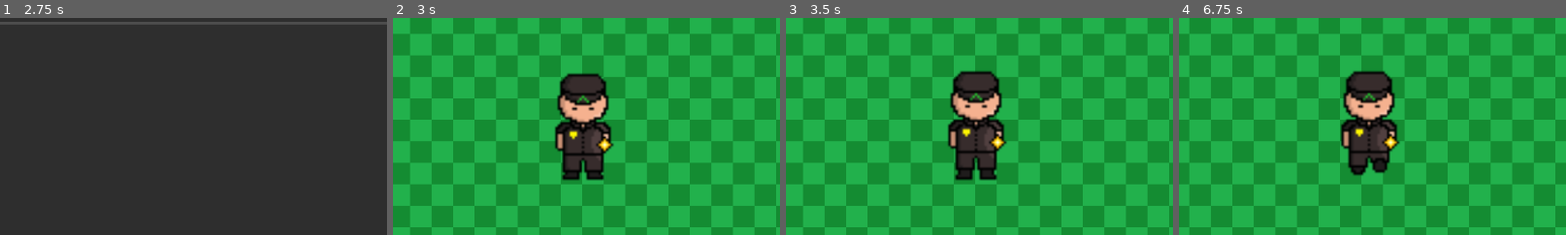
Above: before the commit, frames 1-4 (left to right).
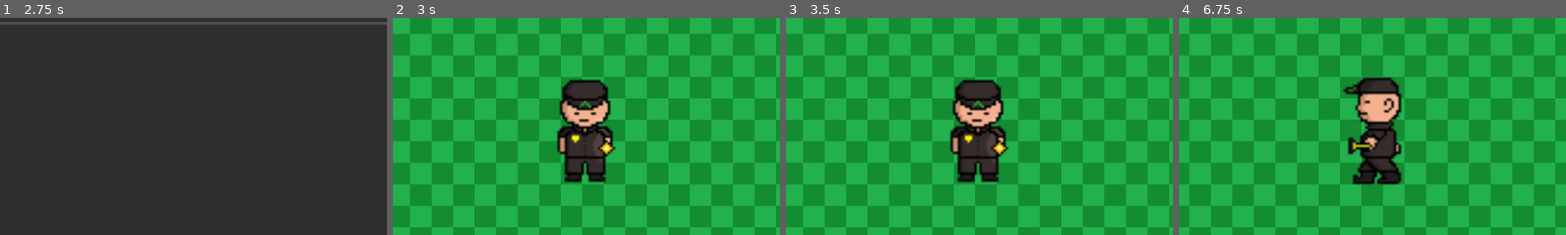
Above: after the commit, the same moments.

Repository: Ryu-Ong/prop
Game: Godot game, scene res://asset/Main_menu.tscn
Two runs of this game, one before a commit and one after it. Both use one fixed random seed, a clock stepped at 60 frames per second and the inputs below.
Inputs (mouse positions are % of the whole screen's width and height, from its top left):
- Up to frame 1 (2.75 s): click "Start game" at 0.5 s; click (50, 7) at 1.27 s; type "12" at 1.35 s; click "Host" at 2 s
- Up to frame 2 (3 s): click "Start" at 2.75 s
- Up to frame 3 (3.5 s): no input
- Up to frame 4 (6.75 s): hold Right (hunter_right) 3.53-4.28 s; hold Down (hunter_down) 4.28-5.03 s; hold Right (hunter_right) 5.03-5.78 s; hold Up (hunter_up) 5.78-6.53 s; hold Left (hunter_left) from 6.53 s (still down)
The pictures show only the part of the screen within x 25-75%, y 24-74%; the shares and areas given below are measured in that part.

Frame 1 is identical in both runs. In frame 2, 3.9% of the frame differs, in the area x 41-58%, y 25-76%; in frame 3, 4.4%; in frame 4, 5.6%, in the area x 41-58%, y 24-77%.

Commit message:
animation

Diff:
--- a/character_body_2d.gd
+++ b/character_body_2d.gd
@@ -2,7 +2,7 @@
 
 const SPEED = 500.0
 
-@onready var animated_sprite = $AnimatedSprite2D
+@onready var animated_sprite = $Animations
 @onready var camera = $Camera2D
 
 var last_position = Vector2.ZERO
@@ -20,12 +20,12 @@
 	var move_delta = position - last_position
 	last_position = position
 	if move_delta.length() < 0.1:
-		animated_sprite.play("Security Idle Down")
+		animated_sprite.play("Sec Idle Down")
 	elif move_delta.y > 0:
-		animated_sprite.play("Security Walk Down")
+		animated_sprite.play("Sec Walk Down")
 	elif move_delta.y < 0:
-		animated_sprite.play("Security Walk Up")
+		animated_sprite.play("Sec Walk Up")
 	elif move_delta.x > 0:
-		animated_sprite.play("Security Walk Right")
+		animated_sprite.play("Sec Walk Right")
 	elif move_delta.x < 0:
-		animated_sprite.play("Security Walk Left")
+		animated_sprite.play("Sec Walk Left")
--- a/node_2d.tscn
+++ b/node_2d.tscn
@@ -4,91 +4,11 @@
 [ext_resource type="Texture2D" uid="uid://ct0mk0xcpk8o5" path="res://asset/gray_light.png" id="1_q6r6c"]
 [ext_resource type="Script" uid="uid://cmt5r84n33b3h" path="res://node_2d.gd" id="1_rj586"]
 [ext_resource type="Texture2D" uid="uid://bknyxhdnt4n5j" path="res://asset/gray_square.png" id="2_0hol4"]
-[ext_resource type="Script" uid="uid://b6r0si3oh3sfh" path="res://character_body_2d.gd" id="2_hqns4"]
-[ext_resource type="Texture2D" uid="uid://c6y1ftac5ukj" path="res://asset/Security Guard idle.png" id="3_x0ka3"]
-[ext_resource type="Texture2D" uid="uid://dbymrv4cld8xp" path="res://asset/Security Guard.png" id="4_0h7mo"]
+[ext_resource type="PackedScene" uid="uid://cao1otk0rmyt0" path="res://player.tscn" id="2_4d7sh"]
 [ext_resource type="Texture2D" uid="uid://x8agyksrpyw6" path="res://asset/gray_dark.png" id="4_kdubu"]
 [ext_resource type="Texture2D" uid="uid://cif3d7d2bq6xr" path="res://asset/brown_darker.png" id="5_rj586"]
 [ext_resource type="Texture2D" uid="uid://pxe3pu8bwpbw" path="res://asset/brown_dark.png" id="6_4d7sh"]
 [ext_resource type="Texture2D" uid="uid://85hf8e408cru" path="res://asset/green_dark.png" id="7_ir8iy"]
-
-[sub_resource type="RectangleShape2D" id="RectangleShape2D_hqtel"]
-size = Vector2(82, 157)
-
-[sub_resource type="AtlasTexture" id="AtlasTexture_1jxqw"]
-atlas = ExtResource("3_x0ka3")
-region = Rect2(0, 0, 64, 64)
-
-[sub_resource type="AtlasTexture" id="AtlasTexture_dw050"]
-atlas = ExtResource("3_x0ka3")
-region = Rect2(0, 64, 64, 64)
-
-[sub_resource type="AtlasTexture" id="AtlasTexture_i3pqv"]
-atlas = ExtResource("4_0h7mo")
-region = Rect2(0, 0, 64, 64)
-
-[sub_resource type="AtlasTexture" id="AtlasTexture_hqtel"]
-atlas = ExtResource("4_0h7mo")
-region = Rect2(64, 0, 64, 64)
-
-[sub_resource type="AtlasTexture" id="AtlasTexture_sweqy"]
-atlas = ExtResource("4_0h7mo")
-region = Rect2(0, 64, 64, 64)
-
-[sub_resource type="AtlasTexture" id="AtlasTexture_2hs0m"]
-atlas = ExtResource("4_0h7mo")
-region = Rect2(64, 64, 64, 64)
-
-[sub_resource type="SpriteFrames" id="SpriteFrames_1jxqw"]
-animations = [{
-"frames": [{
-"duration": 1.0,
-"texture": SubResource("AtlasTexture_1jxqw")
-}, {
-"duration": 1.0,
-"texture": SubResource("AtlasTexture_dw050")
-}],
-"loop": true,
-"name": &"Security Idle Down",
-"speed": 3.0
-}, {
-"frames": [{
-"duration": 1.0,
-"texture": SubResource("AtlasTexture_i3pqv")
-}, {
-"duration": 1.0,
-"texture": SubResource("AtlasTexture_hqtel")
-}, {
-"duration": 1.0,
-"texture": SubResource("AtlasTexture_sweqy")
-}, {
-"duration": 1.0,
-"texture": SubResource("AtlasTexture_2hs0m")
-}],
-"loop": true,
-"name": &"Security Walk Down",
-"speed": 4.0
-}]
-
-[sub_resource type="SceneReplicationConfig" id="SceneReplicationConfig_i3pqv"]
-properties/0/path = NodePath(".:position")
-properties/0/spawn = true
-properties/0/replication_mode = 1
-
-[sub_resource type="PackedScene" id="PackedScene_nr8wp"]
-_bundled = {
-"conn_count": 0,
-"conns": PackedInt32Array(),
-"editable_instances": [],
-"id_paths": [PackedInt32Array(), PackedInt32Array(), PackedInt32Array(), PackedInt32Array()],
-"names": PackedStringArray("player", "CharacterBody2D", "collision_layer", "script", "CollisionShape2D", "CollisionShape2D", "position", "shape", "Camera2D", "Camera2D", "AnimatedSprite2D", "AnimatedSprite2D", "position", "scale", "sprite_frames", "animation", "frame_progress", "MultiplayerSynchronizer", "MultiplayerSynchronizer", "replication_config"),
-"node_count": 5,
-"node_ids": PackedInt32Array(1636324958, 1701431440, 1203866963, 450503504, 630619689),
-"node_paths": [NodePath("."), NodePath("."), NodePath("."), NodePath(".")],
-"nodes": PackedInt32Array(-1, -1, 1, 0, -1, 2, 2, 0, 3, 1, 0, 1073741824, 0, 5, 4, -1, 2, 6, 2, 7, 3, 0, 1073741825, 0, 9, 8, -1, 0, 0, 1073741826, 0, 11, 10, -1, 5, 12, 4, 13, 5, 14, 6, 15, 7, 16, 8, 0, 1073741827, 0, 18, 17, -1, 1, 19, 9, 0),
-"variants": [3, ExtResource("2_hqns4"), Vector2(-1, -4.5), SubResource("RectangleShape2D_hqtel"), Vector2(1, -1.0000076), Vector2(3.5781248, 3.5781248), SubResource("SpriteFrames_1jxqw"), &"Security Idle Down", 0.9006487, SubResource("SceneReplicationConfig_i3pqv")],
-"version": 3
-}
 
 [sub_resource type="TileSetAtlasSource" id="TileSetAtlasSource_rj586"]
 texture = ExtResource("1_q6r6c")
@@ -157,7 +77,7 @@
 
 [node name="GameMap" type="Node2D" unique_id=1651354218]
 script = ExtResource("1_rj586")
-player_scene = SubResource("PackedScene_nr8wp")
+player_scene = ExtResource("2_4d7sh")
 
 [node name="TileMapLayer" type="TileMapLayer" parent="." unique_id=721839417]
 tile_map_data = PackedByteArray("AAD9////AQAAAAAAAAD6////BgAAAAAAAAD6//7/AQAAAAAAAAD6/wIAAQAAAAAAAAD6/wYAAQAAAAAAAAD6/w …(159920 unchanged characters)…
--- a/player.tscn
+++ b/player.tscn
@@ -1,87 +1,191 @@
 [gd_scene format=3 uid="uid://cao1otk0rmyt0"]
 
 [ext_resource type="Script" uid="uid://b6r0si3oh3sfh" path="res://character_body_2d.gd" id="1_onrkg"]
-[ext_resource type="Texture2D" uid="uid://c6y1ftac5ukj" path="res://asset/Security Guard idle.png" id="2_i3pqv"]
-[ext_resource type="Texture2D" uid="uid://dbymrv4cld8xp" path="res://asset/Security Guard.png" id="2_onrkg"]
+[ext_resource type="Texture2D" uid="uid://dakus28q2qtyl" path="res://asset/Security Guard idle down.png" id="2_i3pqv"]
+[ext_resource type="Texture2D" uid="uid://cxdoh0ak2w2eu" path="res://asset/Security Guard walk down.png" id="3_hqtel"]
+[ext_resource type="Texture2D" uid="uid://djbk002tkepm8" path="res://asset/Security Guard Walk Left.png" id="4_2hs0m"]
+[ext_resource type="Texture2D" uid="uid://bx2j6gwjj1yo7" path="res://asset/Security Guard Walk Right.png" id="5_1jxqw"]
+[ext_resource type="Texture2D" uid="uid://b4jxx80tas3ds" path="res://asset/Security Guard walk up.png" id="6_dw050"]
 
 [sub_resource type="RectangleShape2D" id="RectangleShape2D_hqtel"]
 size = Vector2(82, 157)
-
-[sub_resource type="AtlasTexture" id="AtlasTexture_1jxqw"]
-atlas = ExtResource("2_i3pqv")
-region = Rect2(0, 0, 64, 64)
-
-[sub_resource type="AtlasTexture" id="AtlasTexture_dw050"]
-atlas = ExtResource("2_i3pqv")
-region = Rect2(0, 64, 64, 64)
-
-[sub_resource type="AtlasTexture" id="AtlasTexture_hqtel"]
-atlas = ExtResource("2_onrkg")
-region = Rect2(64, 0, 64, 64)
-
-[sub_resource type="AtlasTexture" id="AtlasTexture_i3pqv"]
-atlas = ExtResource("2_onrkg")
-region = Rect2(0, 0, 64, 64)
-
-[sub_resource type="AtlasTexture" id="AtlasTexture_2hs0m"]
-atlas = ExtResource("2_onrkg")
-region = Rect2(64, 64, 64, 64)
-
-[sub_resource type="AtlasTexture" id="AtlasTexture_sweqy"]
-atlas = ExtResource("2_onrkg")
-region = Rect2(0, 64, 64, 64)
-
-[sub_resource type="SpriteFrames" id="SpriteFrames_1jxqw"]
-animations = [{
-"frames": [{
-"duration": 1.0,
-"texture": SubResource("AtlasTexture_1jxqw")
-}, {
-"duration": 1.0,
-"texture": SubResource("AtlasTexture_dw050")
-}],
-"loop": true,
-"name": &"Security Idle Down",
-"speed": 3.0
-}, {
-"frames": [{
-"duration": 1.0,
-"texture": SubResource("AtlasTexture_hqtel")
-}, {
-"duration": 1.0,
-"texture": SubResource("AtlasTexture_i3pqv")
-}, {
-"duration": 1.0,
-"texture": SubResource("AtlasTexture_2hs0m")
-}, {
-"duration": 1.0,
-"texture": SubResource("AtlasTexture_sweqy")
-}],
-"loop": true,
-"name": &"Security Walk Down",
-"speed": 4.0
-}]
 
 [sub_resource type="SceneReplicationConfig" id="SceneReplicationConfig_i3pqv"]
 properties/0/path = NodePath(".:position")
 properties/0/spawn = true
 properties/0/replication_mode = 1
 
+[sub_resource type="AtlasTexture" id="AtlasTexture_2hs0m"]
+atlas = ExtResource("2_i3pqv")
+region = Rect2(0, 0, 64, 64)
+
+[sub_resource type="AtlasTexture" id="AtlasTexture_1jxqw"]
+atlas = ExtResource("2_i3pqv")
+region = Rect2(0, 64, 64, 64)
+
+[sub_resource type="AtlasTexture" id="AtlasTexture_dw050"]
+atlas = ExtResource("3_hqtel")
+region = Rect2(64, 0, 64, 64)
+
+[sub_resource type="AtlasTexture" id="AtlasTexture_b26j0"]
+atlas = ExtResource("3_hqtel")
+region = Rect2(0, 0, 64, 64)
+
+[sub_resource type="AtlasTexture" id="AtlasTexture_n7ghd"]
+atlas = ExtResource("3_hqtel")
+region = Rect2(64, 64, 64, 64)
+
+[sub_resource type="AtlasTexture" id="AtlasTexture_nvl01"]
+atlas = ExtResource("3_hqtel")
+region = Rect2(0, 64, 64, 64)
+
+[sub_resource type="AtlasTexture" id="AtlasTexture_ivps1"]
+atlas = ExtResource("4_2hs0m")
+region = Rect2(64, 64, 64, 64)
+
+[sub_resource type="AtlasTexture" id="AtlasTexture_urp6f"]
+atlas = ExtResource("4_2hs0m")
+region = Rect2(0, 0, 64, 64)
+
+[sub_resource type="AtlasTexture" id="AtlasTexture_bwjto"]
+atlas = ExtResource("4_2hs0m")
+region = Rect2(64, 0, 64, 64)
+
+[sub_resource type="AtlasTexture" id="AtlasTexture_606se"]
+atlas = ExtResource("4_2hs0m")
+region = Rect2(0, 64, 64, 64)
+
+[sub_resource type="AtlasTexture" id="AtlasTexture_u1c27"]
+atlas = ExtResource("5_1jxqw")
+region = Rect2(64, 0, 64, 64)
+
+[sub_resource type="AtlasTexture" id="AtlasTexture_op7ga"]
+atlas = ExtResource("5_1jxqw")
+region = Rect2(0, 0, 64, 64)
+
+[sub_resource type="AtlasTexture" id="AtlasTexture_q13i1"]
+atlas = ExtResource("5_1jxqw")
+region = Rect2(64, 64, 64, 64)
+
+[sub_resource type="AtlasTexture" id="AtlasTexture_pylmc"]
+atlas = ExtResource("5_1jxqw")
+region = Rect2(0, 64, 64, 64)
+
+[sub_resource type="AtlasTexture" id="AtlasTexture_pbfsw"]
+atlas = ExtResource("6_dw050")
+region = Rect2(64, 0, 64, 64)
+
+[sub_resource type="AtlasTexture" id="AtlasTexture_5tmop"]
+atlas = ExtResource("6_dw050")
+region = Rect2(0, 0, 64, 64)
+
+[sub_resource type="AtlasTexture" id="AtlasTexture_7ahtn"]
+atlas = ExtResource("6_dw050")
+region = Rect2(64, 64, 64, 64)
+
+[sub_resource type="AtlasTexture" id="AtlasTexture_7lmhl"]
+atlas = ExtResource("6_dw050")
+region = Rect2(0, 64, 64, 64)
+
+[sub_resource type="SpriteFrames" id="SpriteFrames_dx0e4"]
+resource_name = "Sec "
+animations = [{
+"frames": [{
+"duration": 1.0,
+"texture": SubResource("AtlasTexture_2hs0m")
+}, {
+"duration": 1.0,
+"texture": SubResource("AtlasTexture_1jxqw")
+}],
+"loop": true,
+"name": &"Sec Idle Down",
+"speed": 4.0
+}, {
+"frames": [{
+"duration": 1.0,
+"texture": SubResource("AtlasTexture_dw050")
+}, {
+"duration": 1.0,
+"texture": SubResource("AtlasTexture_b26j0")
+}, {
+"duration": 1.0,
+"texture": SubResource("AtlasTexture_n7ghd")
+}, {
+"duration": 1.0,
+"texture": SubResource("AtlasTexture_nvl01")
+}],
+"loop": true,
+"name": &"Sec Walk Down",
+"speed": 4.0
+}, {
+"frames": [{
+"duration": 1.0,
+"texture": SubResource("AtlasTexture_ivps1")
+}, {
+"duration": 1.0,
+"texture": SubResource("AtlasTexture_urp6f")
+}, {
+"duration": 1.0,
+"texture": SubResource("AtlasTexture_bwjto")
+}, {
+"duration": 1.0,
+"texture": SubResource("AtlasTexture_606se")
+}],
+"loop": true,
+"name": &"Sec Walk Left",
+"speed": 4.0
+}, {
+"frames": [{
+"duration": 1.0,
+"texture": SubResource("AtlasTexture_u1c27")
+}, {
+"duration": 1.0,
+"texture": SubResource("AtlasTexture_op7ga")
+}, {
+"duration": 1.0,
+"texture": SubResource("AtlasTexture_q13i1")
+}, {
+"duration": 1.0,
+"texture": SubResource("AtlasTexture_pylmc")
+}],
+"loop": true,
+"name": &"Sec Walk Right",
+"speed": 4.0
+}, {
+"frames": [{
+"duration": 1.0,
+"texture": SubResource("AtlasTexture_pbfsw")
+}, {
+"duration": 1.0,
+"texture": SubResource("AtlasTexture_5tmop")
+}, {
+"duration": 1.0,
+"texture": SubResource("AtlasTexture_7ahtn")
+}, {
+"duration": 1.0,
+"texture": SubResource("AtlasTexture_7lmhl")
+}],
+"loop": true,
+"name": &"Sec Walk Up",
+"speed": 4.0
+}]
+
 [node name="player" type="CharacterBody2D" unique_id=1636324958]
 collision_layer = 3
 script = ExtResource("1_onrkg")
 
 [node name="CollisionShape2D" type="CollisionShape2D" parent="." unique_id=1701431440]
-position = Vector2(-1, -4.5)
+position = Vector2(1, -1)
 shape = SubResource("RectangleShape2D_hqtel")
 
 [node name="Camera2D" type="Camera2D" parent="." unique_id=1203866963]
 
-[node name="AnimatedSprite2D" type="AnimatedSprite2D" parent="." unique_id=450503504]
-position = Vector2(1, -1.0000076)
-scale = Vector2(3.5781248, 3.5781248)
-sprite_frames = SubResource("SpriteFrames_1jxqw")
-animation = &"Security Idle Down"
-frame_progress = 0.9006487
 [node name="MultiplayerSynchronizer" type="MultiplayerSynchronizer" parent="." unique_id=630619689]
 replication_config = SubResource("SceneReplicationConfig_i3pqv")
+
+[node name="Animations" type="AnimatedSprite2D" parent="." unique_id=1483874943]
+position = Vector2(4.0000005, 5)
+scale = Vector2(3.5507815, 3.4414063)
+sprite_frames = SubResource("SpriteFrames_dx0e4")
+animation = &"Sec Idle Down"
+frame_progress = 0.17058535
Binary file added: asset/Security Guard Walk Left.png
Not shown, added: asset/Security Guard Walk Left.png.import
Binary file added: asset/Security Guard Walk Right.png
Not shown, added: asset/Security Guard Walk Right.png.import
Binary file added: asset/Security Guard idle down.png
Not shown, changed: asset/Security Guard idle down.png.import
Binary file removed: asset/Security Guard idle.png
Binary file added: asset/Security Guard walk down.png
Not shown, added: asset/Security Guard walk down.png.import
Binary file added: asset/Security Guard walk up.png
Not shown, changed: asset/Security Guard walk up.png.import
Binary file removed: asset/Security Guard.png
